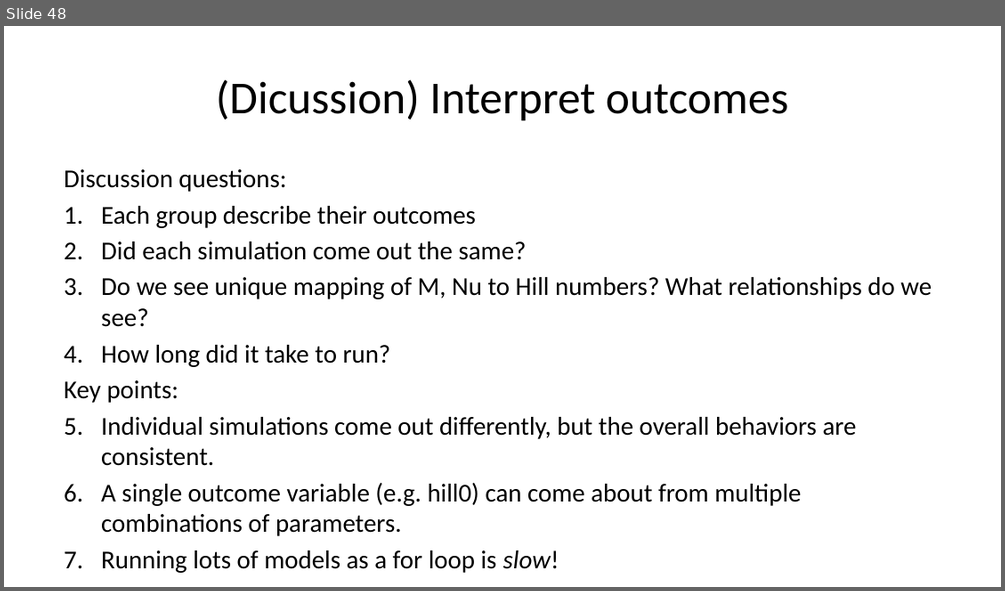
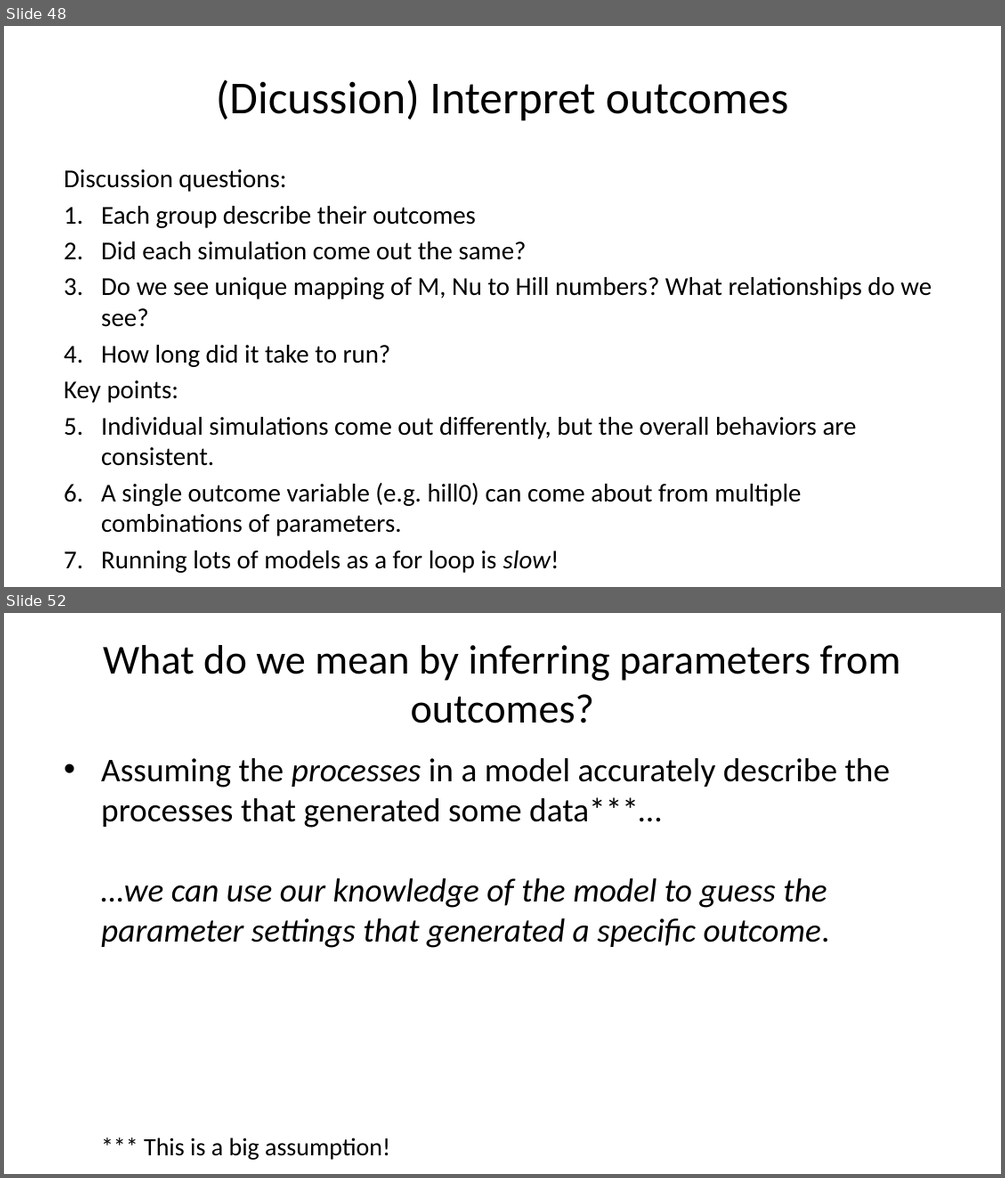
Before and after one commit to role-model/process-models-workshop, a slide deck: slides/slides_polishing.pptx. Shown one above the other, each under a label of ours: slide 48 before the commit, slides 48 and 52 after it; the slides between them are not shown. The pictures are 1005x591 and 1005x1178 pixels, drawn with LibreOffice and Linux fonts; fonts in the diff are those of the drawing. Boxes give left, top, right and bottom in pixels: in the first picture for what was removed or moved away, otherwise in the second. Text is boxed around its words. In the diff, an @@ line names an element or a change of style, - is before the commit and + after.

```diff
--- a/slides/slides_polishing.pptx
+++ b/slides/slides_polishing.pptx
@@ slide 52 added at (4,613,1001,1174), background #FFFFFF @@
@@ title added at (103,645,901,723), 29.7 pt, text #000000 @@
+What do we mean by inferring parameters from outcomes?
@@ text added at (101,758,890,948), 24 pt, text #000000, italic @@
+• Assuming the processes in a model accurately describe the processes that generated some data***…
+  …we can use our knowledge of the model to guess the parameter settings that generated a specific outcome.
@@ text added at (144,1137,390,1159), 18 pt, text #000000 @@
+  *** This is a big assumption!
```
Also in this commit, not shown: 1 slide changed, 17 other slides added, 5 slides removed.
